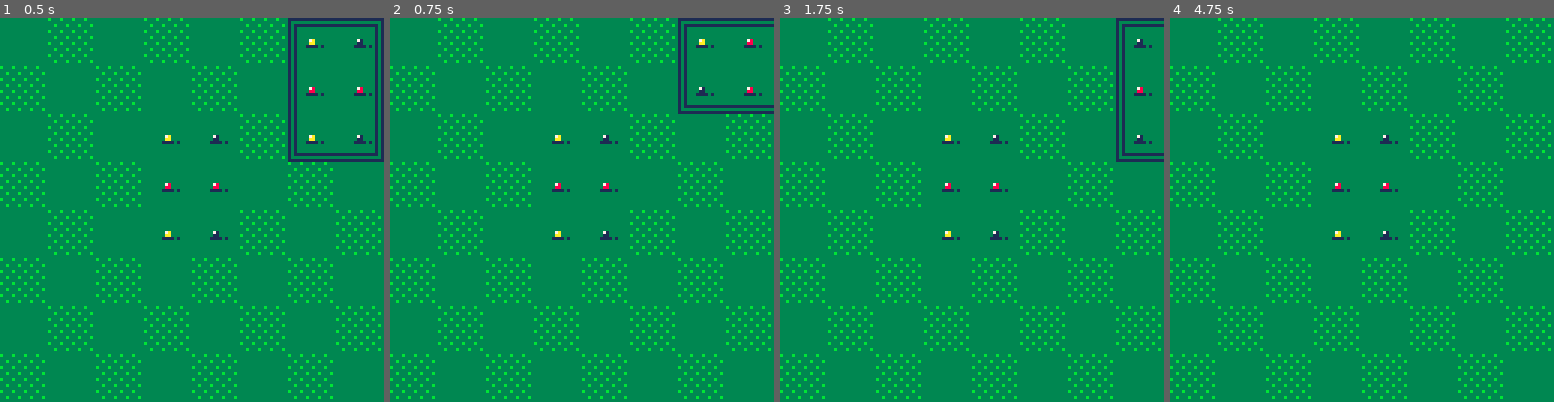
Above: before the commit, frames 1-4 (left to right).
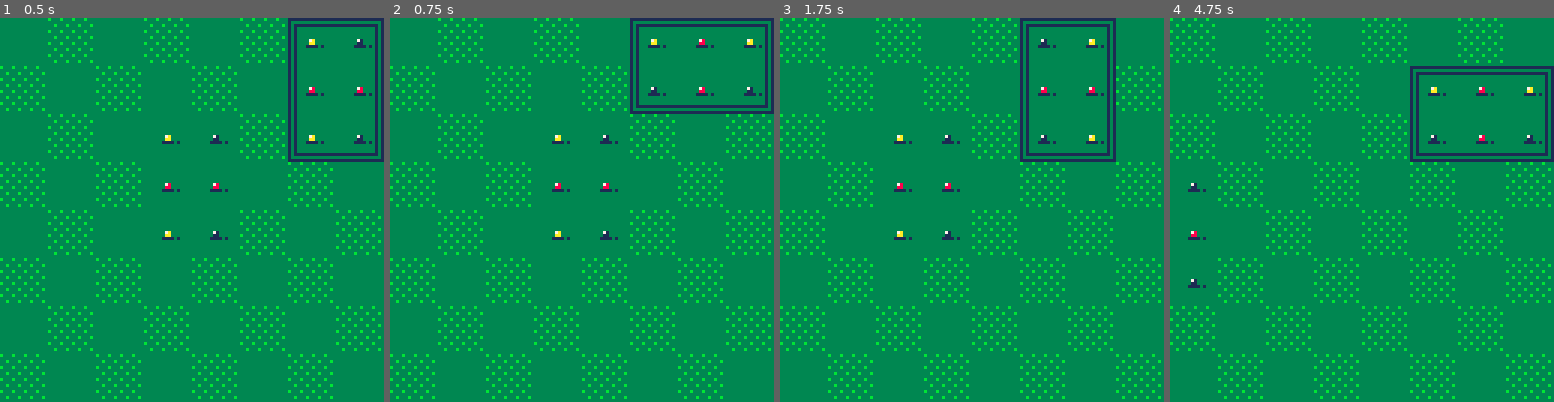
Above: after the commit, the same moments.

Repository: shen-sat/orchard
Game: PICO-8 cartridge game.p8
Two runs of this game, one before a commit and one after it. Both use one fixed random seed, a clock stepped at 60 frames per second and the inputs below.
Inputs:
- Up to frame 1 (0.5 s): tap X (X key) at 0.33 s
- Up to frame 2 (0.75 s): tap O (Z key) at 0.7 s
- Up to frame 3 (1.75 s): tap X (X key) at 1.07 s; hold Right from 1.6 s (still down); tap O (Z key) at 1.7 s
- Up to frame 4 (4.75 s): tap X (X key) at 1.85, 2.97, 4.08 s; release Right at 2.1 s; tap O (Z key) every 0.4 s from 2.1 to 4.5 s; hold Up 2.15-2.42 s; hold Right 2.47-3.03 s; hold Left 3.08-3.58 s; hold Down 3.63-3.97 s; hold Right 4.02-4.68 s; hold Up from 4.73 s (still down)

Frame 1 is identical in both runs. In frame 2, 1.7% of the frame differs, in the area x 62-100%, y 0-25%; in frame 3, 14%, in the area x 0-100%, y 0-100%; in frame 4, 14%.

Commit message:
disable camera move when fruit or card animations playing

Diff:
--- a/game.p8
+++ b/game.p8
@@ -31,13 +31,13 @@
 
 function game_update()
   selected_card:update()
-  -- adjust_selected_card_or_camera_position(selected_card,cam)
-  camera(cam.x0,cam.y0)
   blink:update()
   for fruit in all(planted_fruits) do
     fruit:update()
   end
   card_slide_manager:update()
+  adjust_selected_card_or_camera_position(selected_card,cam,card_slide_manager)
+  camera(cam.x0,cam.y0)
 end
 
 function game_draw()
--- a/shared_functions.lua
+++ b/shared_functions.lua
@@ -16,7 +16,9 @@
   return result
 end
 
-function adjust_selected_card_or_camera_position(selected_card,cam)
+function adjust_selected_card_or_camera_position(selected_card,cam,manager)
+  if manager.selected_card_can_slide or manager.is_any_fruit_growing then return end
+
   if selected_card:x1() > cam:x1() then
     local adjustment = selected_card:x1() - cam:x1()
 
